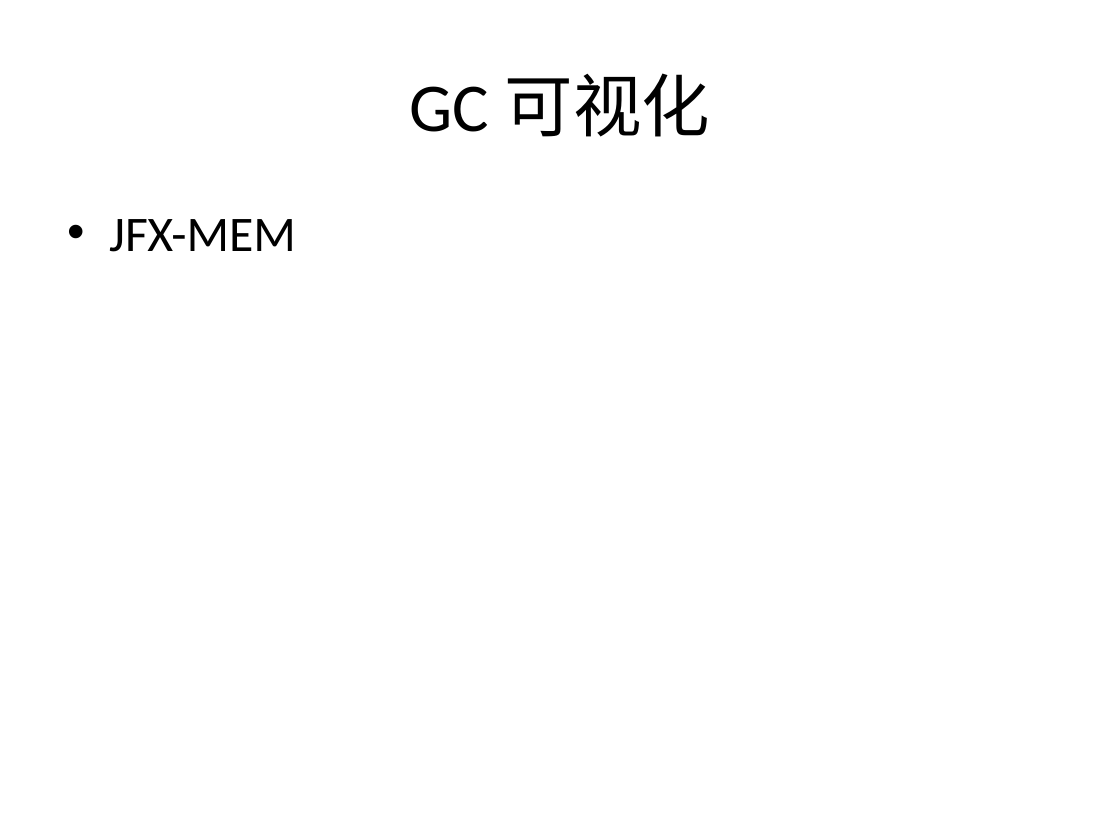
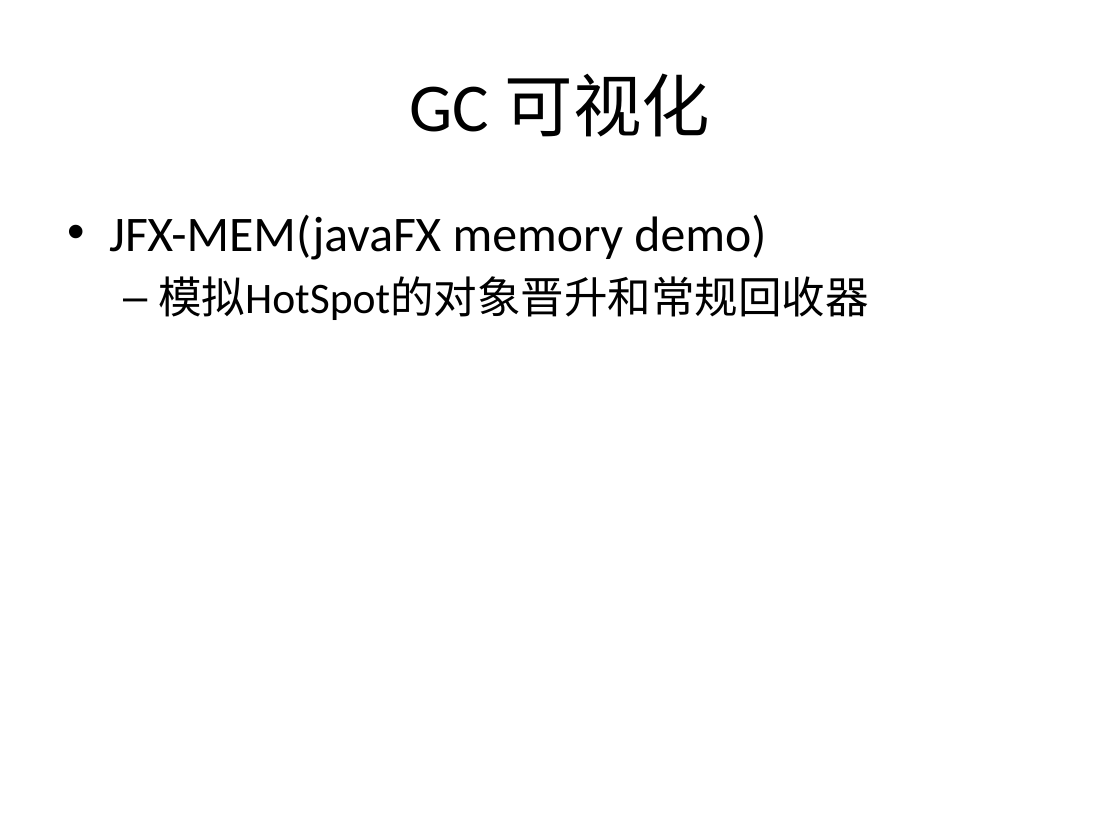
Before and after one commit to cyberdak/gc-hotspotgc, a slide deck: slide 28 of Garbage Collector persent.pptx (slide 15 before the commit). Drawn at 1120x840 pixels with LibreOffice and Linux fonts; fonts in the diff are those of the drawing. Boxes give left, top, right and bottom in pixels: in the first picture for what was removed or moved away, otherwise in the second. Text is boxed around its words. In the diff, an @@ line names an element or a change of style, - is before the commit and + after.

```diff
--- a/Garbage Collector persent.pptx
+++ b/Garbage Collector persent.pptx
@@ text at (109,215,868,320): text changed @@
-• JFX-MEM
+• JFX-MEM(javaFX memory demo)
+  – 模拟HotSpot的对象晋升和常规回收器
```
Also in this commit, not shown: 11 other slides changed, 16 slides added, 1 slide removed, 6 other files.
